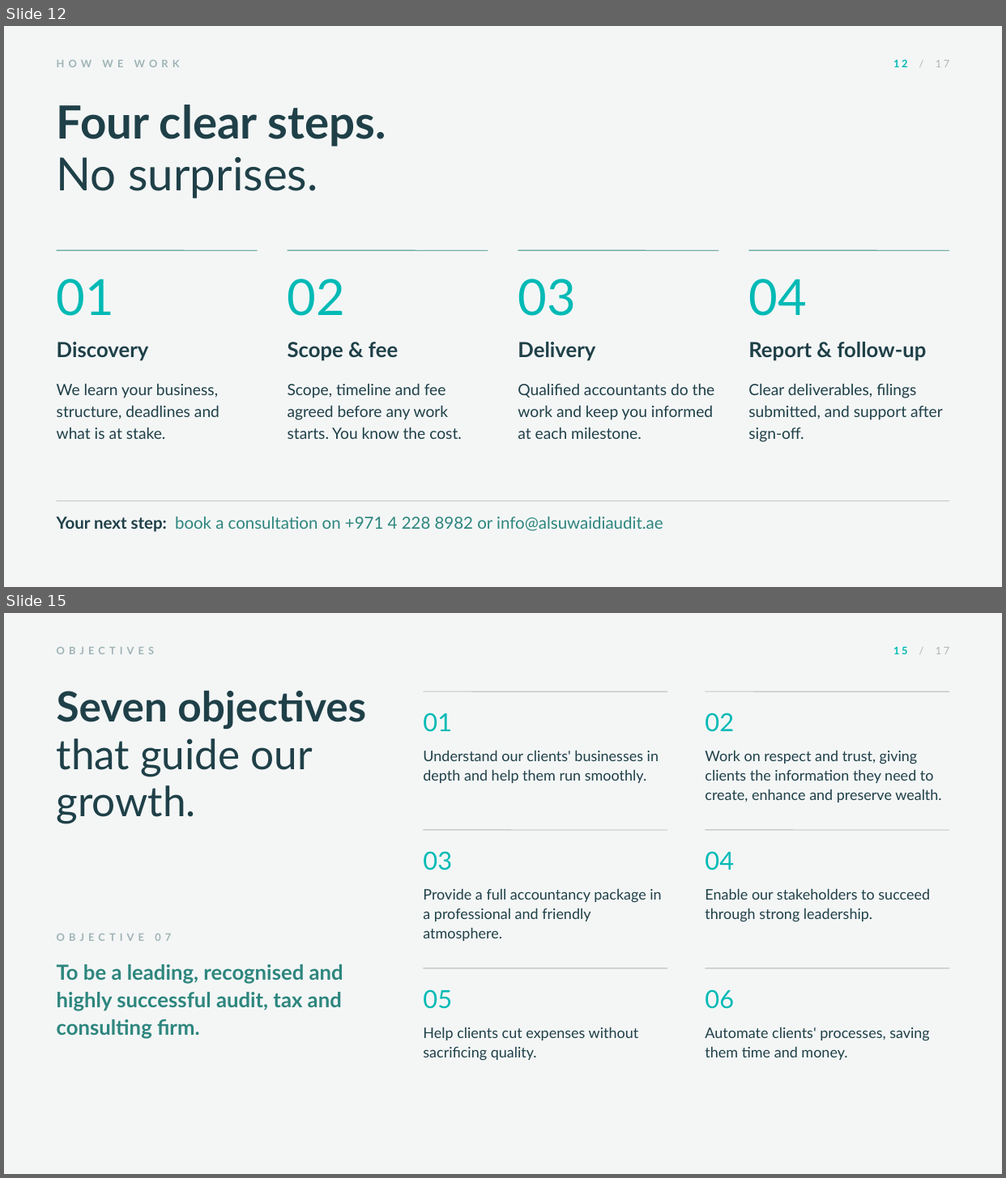
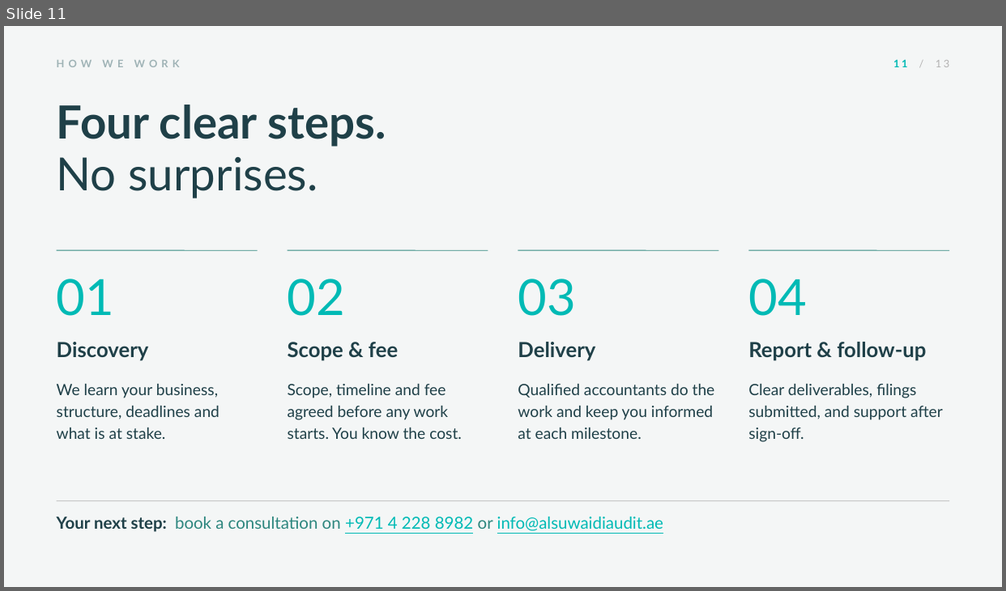
Before and after one commit to khaledsaifelnasr-afk/khsaif-content-studio, a slide deck: Profiles/al-suwaidi-2026/Al-Suwaidi-Company-Profile-2026-FINAL.pptx. Shown one above the other, each under a label of ours: slides 12 and 15 before the commit, slide 11 after it; the slides between them are not shown. The pictures are 1006x1178 and 1006x591 pixels, drawn with LibreOffice and Linux fonts; fonts in the diff are those of the drawing. Boxes give left, top, right and bottom in pixels: in the first picture for what was removed or moved away, otherwise in the second. Text is boxed around its words. In the diff, an @@ line names an element or a change of style, - is before the commit and + after.

```diff
--- a/Profiles/al-suwaidi-2026/Al-Suwaidi-Company-Profile-2026-FINAL.pptx
+++ b/Profiles/al-suwaidi-2026/Al-Suwaidi-Company-Profile-2026-FINAL.pptx
@@ slide 15 removed at box(4, 613, 1002, 1174), background #F4F6F6 @@
@@ text removed at box(57, 647, 155, 654) @@
-OBJECTIVES
@@ text removed at box(893, 646, 949, 654) @@
-15 / 17
@@ text removed at box(57, 691, 366, 824) @@
-Seven objectives
-that guide our growth.
@@ line removed from (424, 692) to (668, 692) @@
@@ line removed from (705, 692) to (949, 692) @@
@@ text removed at box(423, 713, 452, 732) @@
-01
@@ text removed at box(705, 713, 734, 732) @@
-02
@@ text removed at box(423, 750, 658, 783) @@
-Understand our clients' businesses in depth and help them run smoothly.
@@ text removed at box(705, 750, 941, 803) @@
-Work on respect and trust, giving clients the information they need to create, enhance and preserve wealth.
@@ line removed from (424, 830) to (668, 830) @@
@@ line removed from (705, 830) to (949, 830) @@
@@ text removed at box(423, 851, 452, 871) @@
-03
@@ text removed at box(705, 851, 734, 871) @@
-04
@@ text removed at box(423, 888, 661, 941) @@
-Provide a full accountancy package in a professional and friendly atmosphere.
@@ text removed at box(705, 888, 930, 922) @@
-Enable our stakeholders to succeed through strong leadership.
@@ text removed at box(57, 934, 171, 941) @@
-OBJECTIVE 07
@@ text removed at box(57, 965, 343, 1039) @@
-To be a leading, recognised and highly successful audit, tax and consulting firm.
@@ line removed from (424, 969) to (668, 969) @@
@@ line removed from (705, 969) to (949, 969) @@
@@ text removed at box(423, 990, 452, 1009) @@
-05
@@ text removed at box(705, 990, 734, 1009) @@
-06
@@ text removed at box(423, 1027, 639, 1061) @@
-Help clients cut expenses without sacrificing quality.
@@ text removed at box(705, 1027, 930, 1060) @@
-Automate clients' processes, saving them time and money.
@@ what was slide 12 is now slide 11 @@
@@ slide 11 changed as well @@
@@ text at box(893, 59, 949, 67): text changed @@
-12 / 17
+11 / 13
@@ text "Your next step: book a ..." at box(57, 517, 663, 532): text colour #2D867E to #00BAB5, underline on in "+971 4 228 8982 info@alsuwaidiaudit.ae" @@
```
Also in this commit, not shown: 11 other slides changed, 3 other slides removed, 1 other file.
